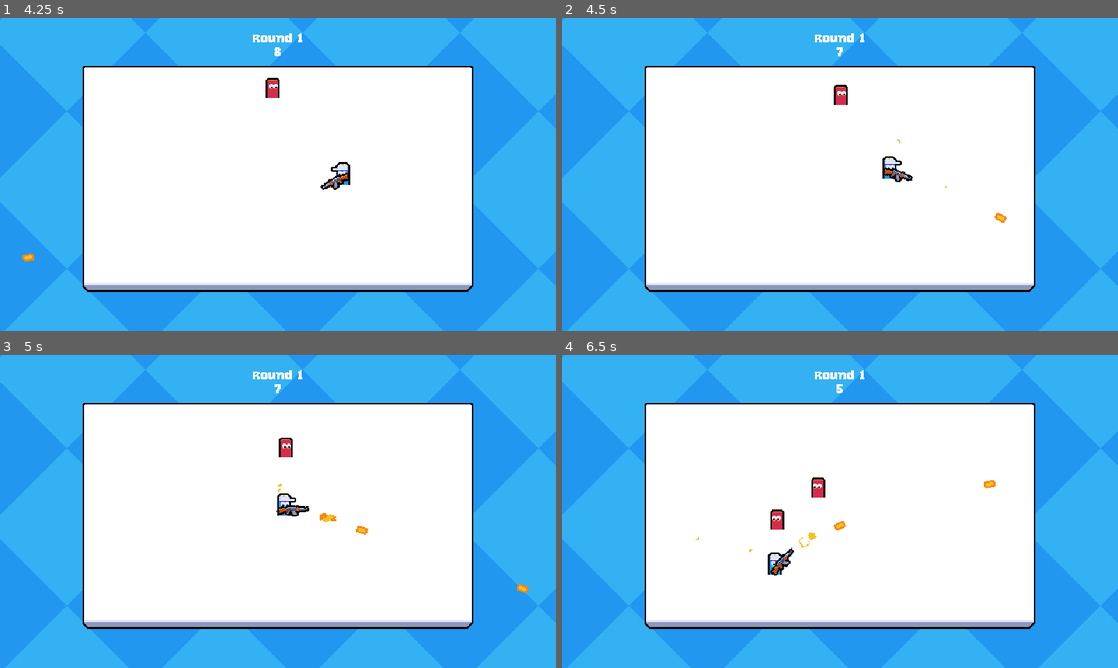
Above: before the commit, frames 1-4 (two rows, left to right).
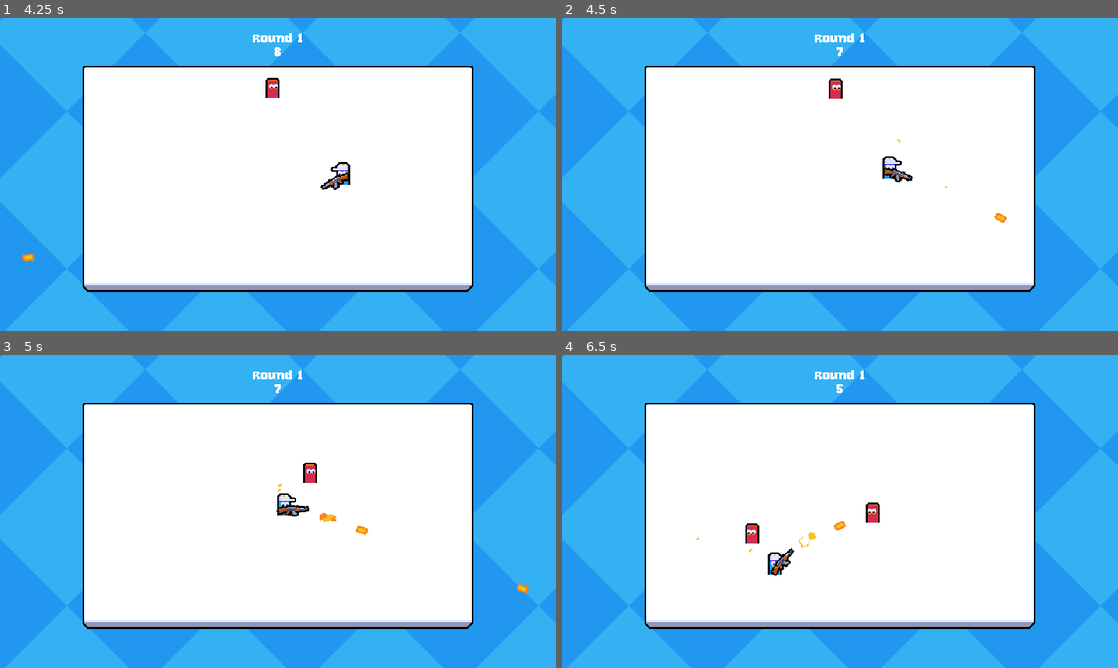
Above: after the commit, the same moments.

Repository: bartoszcholewa/2d-multiplayer-course
Game: Godot game, scene res://ui/main_menu/main_menu.tscn
Two runs of this game, one before a commit and one after it. Both use one fixed random seed, a clock stepped at 60 frames per second and the inputs below.
Inputs (mouse positions are in pixels of both pictures, inside the frame that each line leads up to):
- Up to frame 1 (4.25 s): tap Enter at 0.5 s; move the mouse to (400, 158) at 0.52 s; press the mouse at (400, 158) at 0.53 s; hold D (move_right) 0.53-1.25 s; release the mouse at (400, 158) at 1.25 s; click "Host" at 1.25 s; tap Space at 2 s; move the mouse to (166, 190) at 2.02 s; hold S (move_down) 2.03-2.78 s; click (166, 190) at 2.1 s; move the mouse to (333, 105) at 2.77 s; press the mouse at (333, 105) at 2.78 s; hold D (move_right) 2.78-3.53 s; move the mouse to (250, 237) at 3.52 s; release the mouse at (250, 237) at 3.53 s; hold W (move_up) from 3.53 s (still down); click (250, 237) at 3.6 s
- Up to frame 2 (4.5 s): move the mouse to (1006, 221) at 4.27 s; release W (move_up) at 4.28 s; press the mouse at (1006, 221) at 4.28 s; hold A (move_left) from 4.28 s (still down)
- Up to frame 3 (5 s): keep holding A (move_left)
- Up to frame 4 (6.5 s): move the mouse to (673, 464) at 5.02 s; release the mouse at (673, 464) at 5.03 s; click (673, 464) at 5.1 s; move the mouse to (867, 511) at 5.77 s; release A (move_left) at 5.78 s; press the mouse at (867, 511) at 5.78 s; hold S (move_down) from 5.78 s (still down)

Frame 1 is identical in both runs. In frame 2, 0.2% of the frame differs, in the area x 48-52%, y 19-28%; in frame 3, 0.3%; in frame 4, 0.7%, in the area x 33-78%, y 39-61%.

Commit message:
Lesson 39 - Enemy Dash Attack

Diff:
--- a/entities/enemy/enemy.gd
+++ b/entities/enemy/enemy.gd
@@ -4,29 +4,53 @@
 @onready var target_acquisition_timer: Timer = $TargetAcquisitionTimer
 @onready var health_component: HealthComponent = $HealthComponent
 @onready var visuals: Node2D = $Visuals
+@onready var attack_cooldown_timer: Timer = $AttackCooldownTimer
+@onready var charge_attack_timer: Timer = $ChargeAttackTimer
+@onready var hitbox_collision_shape: CollisionShape2D = %HitboxCollisionShape
 
 var target_position: Vector2
 var state_machine: CallableStateMachine = CallableStateMachine.new()
+var default_collision_layer: int
+var default_collision_mask: int
 
 func _ready() -> void:
-	# Spawning states
+
+	#region Registering enemy states
+	# Spawning state
 	state_machine.add_states(
 		normal_state_spawn,
 		enter_state_spawn,
 		exit_state_spawn,
 	)
 
-	# Follow player state
+	# Follow target state
 	state_machine.add_states(
 		normal_state_follow,
 		enter_state_follow,
 		exit_state_follow,
 	)
 
+	# Charge Attack state
+	state_machine.add_states(
+		normal_state_charge_attack,
+		enter_state_charge_attack,
+		exit_state_charge_attack,
+	)
+
+	# Attack State
+	state_machine.add_states(
+		normal_state_attack,
+		enter_state_attack,
+		exit_state_attack,
+	)
+
 	# Setting initial state as spawning
 	state_machine.set_initial_state(normal_state_spawn)
+	#endregion
 
-	target_acquisition_timer.timeout.connect(_on_target_acqusition_timer_timeout)
+	default_collision_layer = collision_layer
+	default_collision_mask = collision_mask
+	hitbox_collision_shape.disabled = true
 
 	if is_multiplayer_authority():
 		health_component.died.connect(_on_died)
@@ -34,6 +58,9 @@
 
 func _process(_delta: float) -> void:
 	state_machine.update()
+
+	if is_multiplayer_authority():
+		move_and_slide()
 
 
 #region Enemy States
@@ -60,17 +87,60 @@
 func enter_state_follow() -> void:
 	if is_multiplayer_authority():
 		acquire_target()
+		target_acquisition_timer.start()
 
 func normal_state_follow() -> void:
 	if is_multiplayer_authority():
 		velocity = global_position.direction_to(target_position) * 40
-		move_and_slide()
+
+		if target_acquisition_timer.is_stopped():
+			acquire_target()
+			target_acquisition_timer.start()
+
+		if attack_cooldown_timer.is_stopped() and global_position.distance_to(target_position) < 150:
+			state_machine.change_state(normal_state_charge_attack)
+
 	flip()
-
 
 func exit_state_follow() -> void:
 	pass
 #endregion
+
+#region Charge Attack State
+func enter_state_charge_attack() -> void:
+	acquire_target()
+	charge_attack_timer.start()
+
+func normal_state_charge_attack() -> void:
+	if is_multiplayer_authority():
+		velocity = velocity.lerp(Vector2.ZERO, 1.0 - exp(-15 * get_process_delta_time()))
+		if charge_attack_timer.is_stopped():
+			state_machine.change_state(normal_state_attack)
+
+func exit_state_charge_attack() -> void:
+	pass
+#endregion
+
+#region Attack State
+func enter_state_attack() -> void:
+	if is_multiplayer_authority():
+		collision_layer = 0
+		collision_mask = 1 << 0
+		hitbox_collision_shape.disabled = false
+		velocity = global_position.direction_to(target_position) * 400
+
+func normal_state_attack() -> void:
+	if is_multiplayer_authority():
+		velocity = velocity.lerp(Vector2.ZERO, 1.0 - exp(-3 * get_process_delta_time()))
+		if velocity.length() < 25:
+			state_machine.change_state(normal_state_follow)
+
+func exit_state_attack() -> void:
+	if is_multiplayer_authority():
+		collision_layer = default_collision_layer
+		collision_mask = default_collision_mask
+		hitbox_collision_shape.disabled = true
+		attack_cooldown_timer.start()
 
 #endregion
 
@@ -104,10 +174,6 @@
 	if nearest_player != null:
 		target_position = nearest_player.global_position
 
-func _on_target_acqusition_timer_timeout() -> void:
-	if is_multiplayer_authority():
-		acquire_target()
-
 func _on_died() -> void:
 	GameEvents.emit_enemy_died()
 	queue_free()
--- a/entities/enemy/enemy.tscn
+++ b/entities/enemy/enemy.tscn
@@ -34,7 +34,15 @@
 
 [node name="TargetAcquisitionTimer" type="Timer" parent="."]
 wait_time = 0.2
-autostart = true
+one_shot = true
+
+[node name="AttackCooldownTimer" type="Timer" parent="."]
+wait_time = 4.0
+one_shot = true
+
+[node name="ChargeAttackTimer" type="Timer" parent="."]
+wait_time = 0.5
+one_shot = true
 
 [node name="HealthComponent" parent="." instance=ExtResource("2_3fvr7")]
 max_health = 2
@@ -61,5 +69,6 @@
 position = Vector2(0, -10)
 collision_layer = 4
 
-[node name="CollisionShape2D" type="CollisionShape2D" parent="HitboxComponent"]
+[node name="HitboxCollisionShape" type="CollisionShape2D" parent="HitboxComponent"]
+unique_name_in_owner = true
 shape = SubResource("RectangleShape2D_d50e0")
--- a/scripts/callable_state_machine.gd
+++ b/scripts/callable_state_machine.gd
@@ -27,7 +27,6 @@
 func update() -> void:
 	if current_state != null:
 		var normal_state: Callable = state_dictionary[current_state].normal
-		print("Calling ", normal_state.get_method())
 		normal_state.call()
 
 
